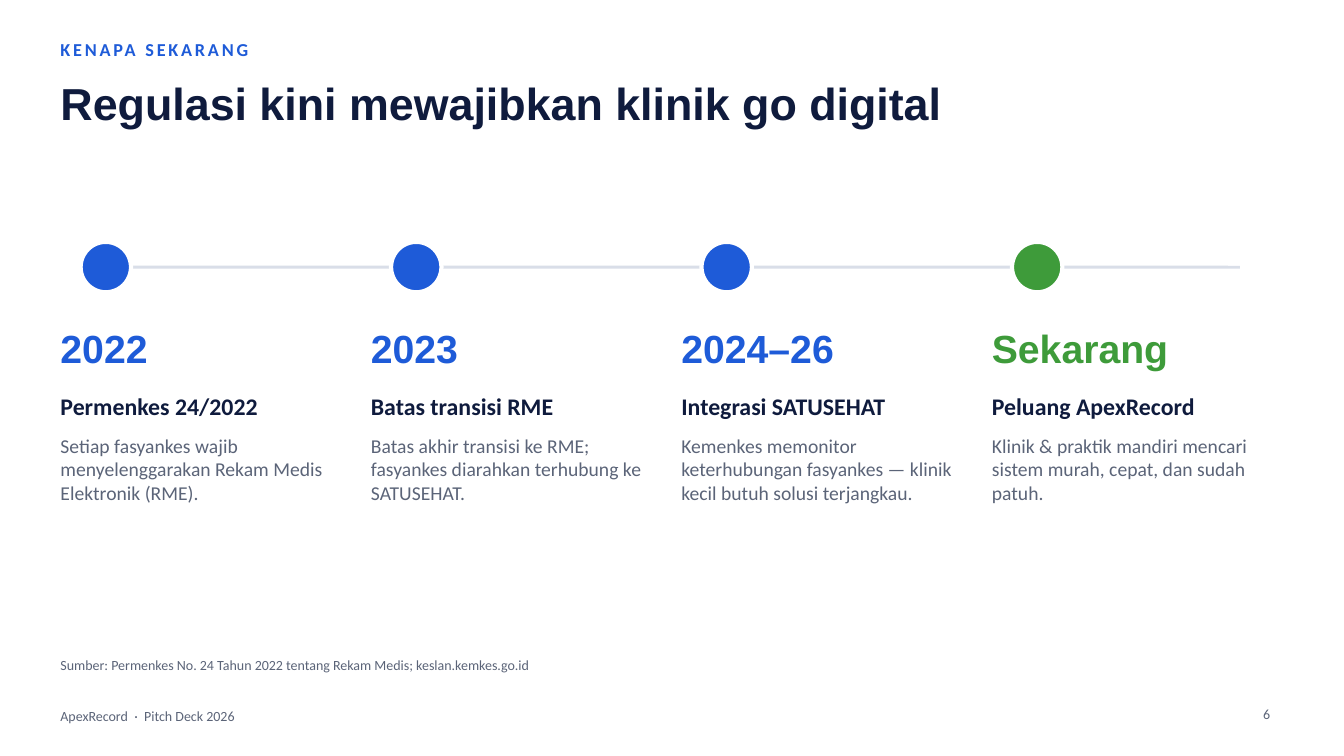
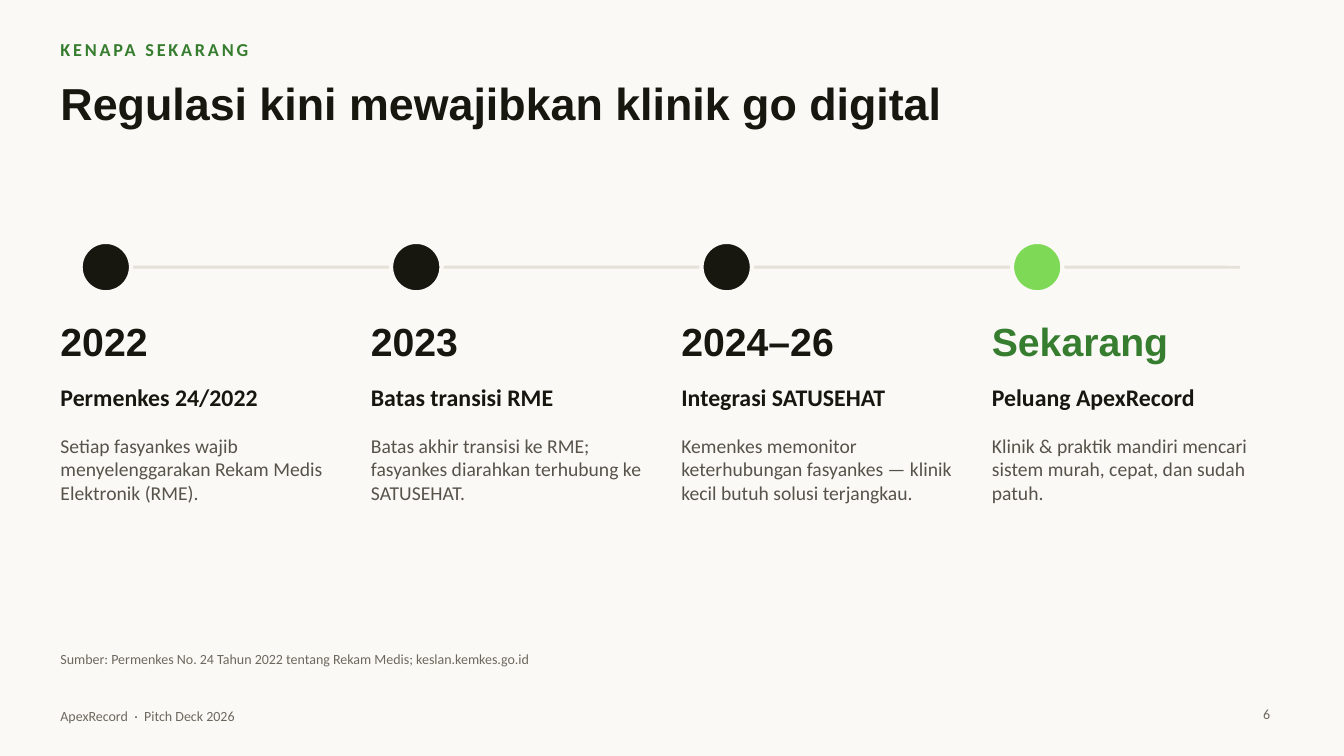
Before and after one commit to fajrulichsanai/apex-record, a slide deck: slide 6 of docs/pitch-deck/ApexRecord-Pitch-Deck.pptx. Drawn at 1344x756 pixels with LibreOffice and Linux fonts; fonts in the diff are those of the drawing. Boxes give left, top, right and bottom in pixels: in the first picture for what was removed or moved away, otherwise in the second. Text is boxed around its words. In the diff, an @@ line names an element or a change of style, - is before the commit and + after.

```diff
--- a/docs/pitch-deck/ApexRecord-Pitch-Deck.pptx
+++ b/docs/pitch-deck/ApexRecord-Pitch-Deck.pptx
@@ background #FFFFFF to #FAF9F6 @@
@@ text "KENAPA SEKARANG" at [60, 38, 1280, 74]: text colour #1E5BD8 to #367D2F @@
@@ title "Regulasi kini mewajibkan klinik go ..." at [60, 87, 941, 129]: text colour #0F1B3D to #17160F @@
@@ line (101, 267) - (1240, 267): stroke #D9DEE8 2 pt to #E4E1D8 2 pt @@
@@ fill #1E5BD8 to #17160F; outline #FFFFFF 3 pt to #FAF9F6 3 pt in 3 elements at [81, 242, 131, 292], [391, 242, 442, 292], [702, 242, 752, 292] @@
@@ ellipse at [1012, 242, 1063, 292]: fill #3E9B3A to #7ED957; outline #FFFFFF 3 pt to #FAF9F6 3 pt @@
@@ text colour #1E5BD8 to #17160F; vertical alignment middle to top in 3 elements at [60, 328, 147, 357], [371, 328, 458, 357], [681, 328, 833, 357] @@
@@ text "Sekarang" at [992, 327, 1168, 364]: text colour #3E9B3A to #367D2F; vertical alignment middle to top @@
@@ text colour #0F1B3D to #17160F; vertical alignment middle to top in 4 elements at [60, 389, 258, 407], [371, 389, 553, 406], [681, 389, 885, 410], [992, 389, 1195, 410] @@
@@ text colour #5B6478 to #55534A in 4 elements at [60, 439, 322, 503], [371, 439, 641, 500], [681, 439, 952, 504], [992, 439, 1247, 503] @@
@@ text "Sumber: Permenkes No. 24 Tahun ..." at [60, 654, 529, 667]: text colour #5B6478 to #6B695D; vertical alignment middle to top @@
@@ text "ApexRecord · Pitch Deck 2026" at [60, 711, 234, 723]: text colour #5B6478 to #6B695D @@
@@ page number at [1263, 709, 1270, 719]: text colour #5B6478 to #6B695D @@
```
Also in this commit, not shown: 12 other slides changed, 7 slides added, 3 slides removed.
